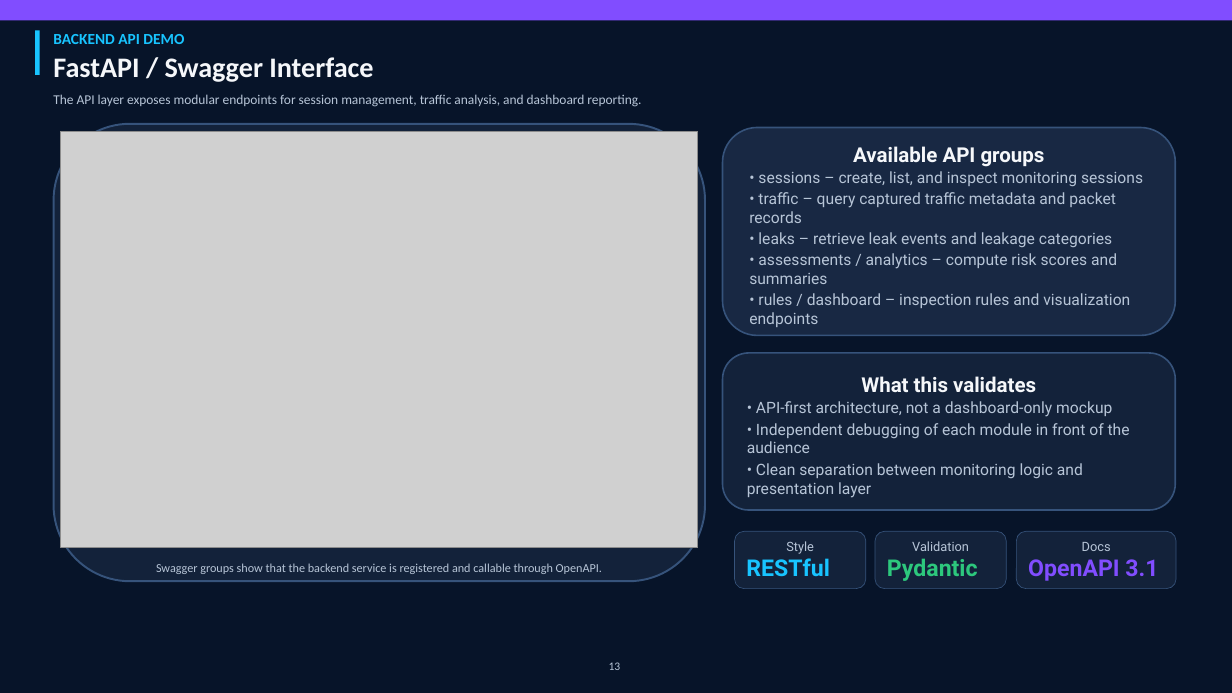
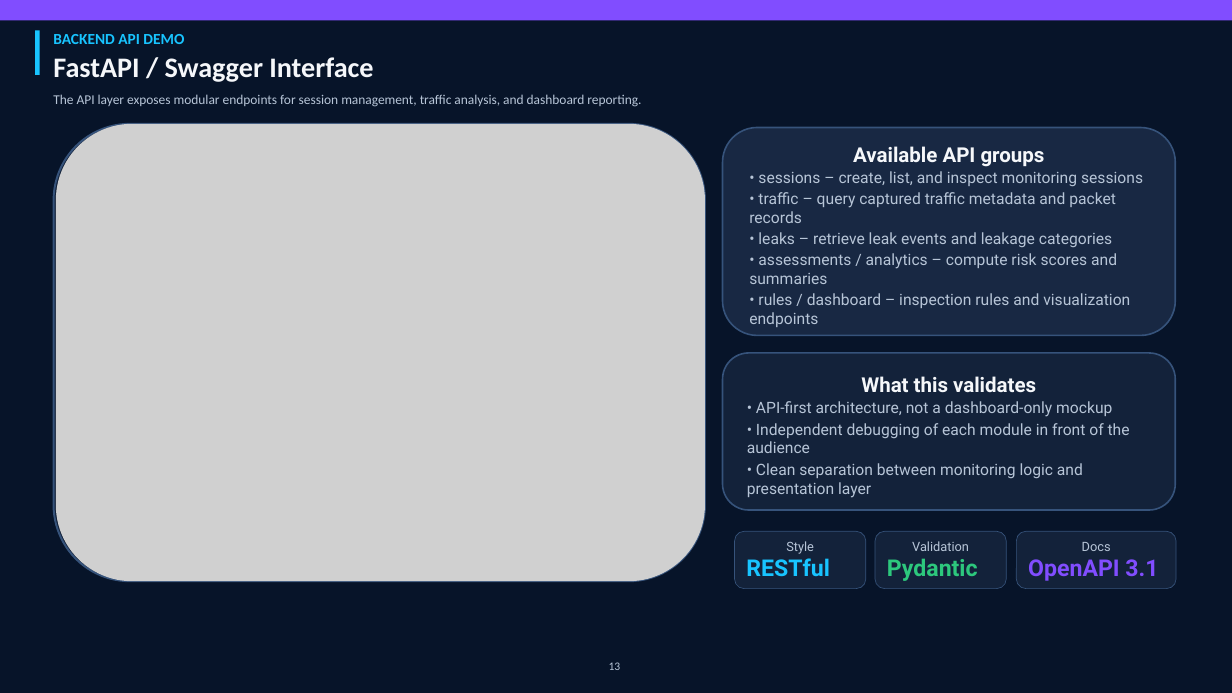
Before and after one commit to compass-rose/wallet-rpc-privacy, a slide deck: slide 14 of docs/Presentation_replaced_charts_v4.pptx. Drawn at 1232x693 pixels with LibreOffice and Linux fonts; fonts in the diff are those of the drawing; grey boxes stand for pictures. Boxes give left, top, right and bottom in pixels: in the first picture for what was removed or moved away, otherwise in the second. Text is boxed around its words. In the diff, an @@ line names an element or a change of style, - is before the commit and + after.

```diff
--- a/docs/Presentation_replaced_charts_v4.pptx
+++ b/docs/Presentation_replaced_charts_v4.pptx
@@ picture: place and size @@
-picture at bbox=[61, 131, 698, 548]
+picture at bbox=[55, 124, 705, 581]
@@ text removed at bbox=[156, 563, 602, 574] @@
-Swagger groups show that the backend service is registered and callable through OpenAPI.
```
Also in this commit, not shown: 6 other slides changed.
